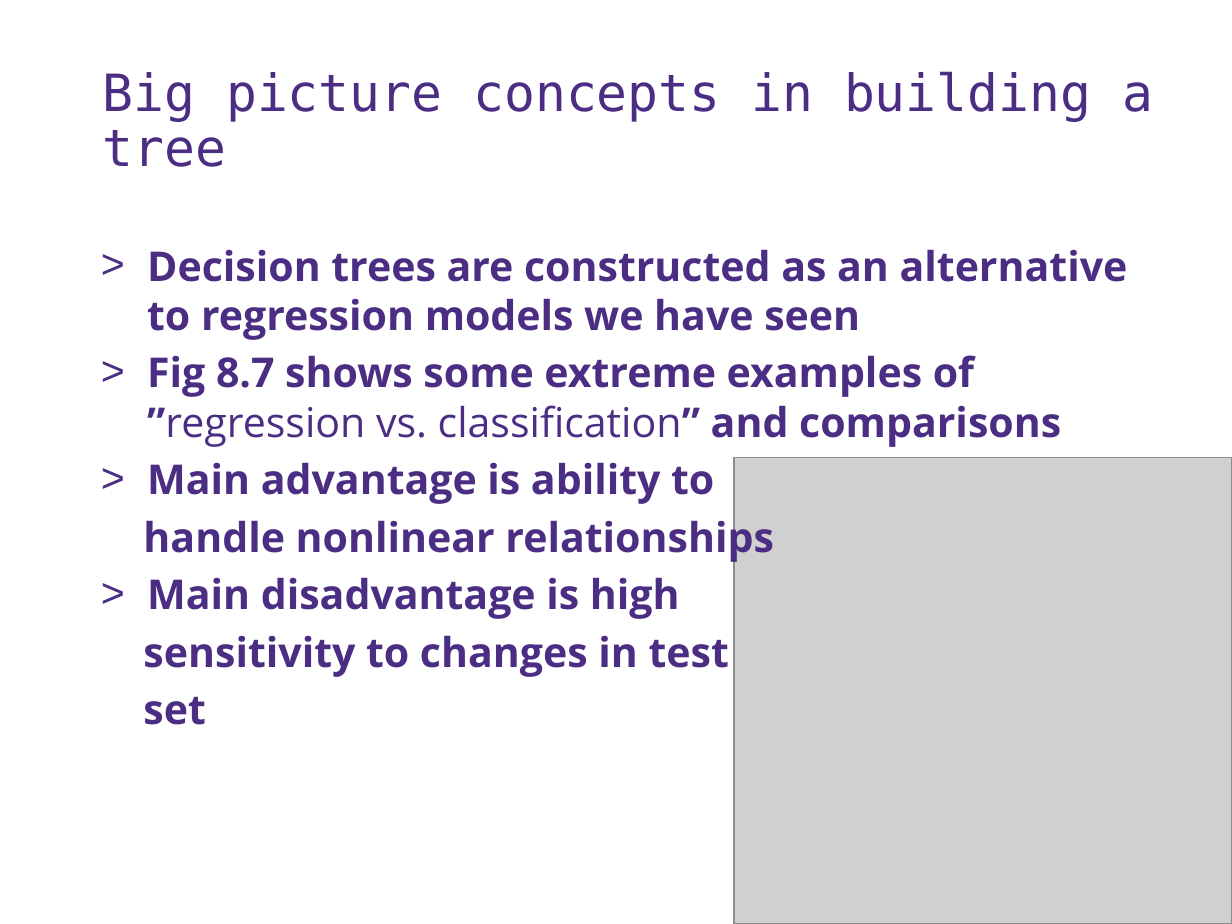
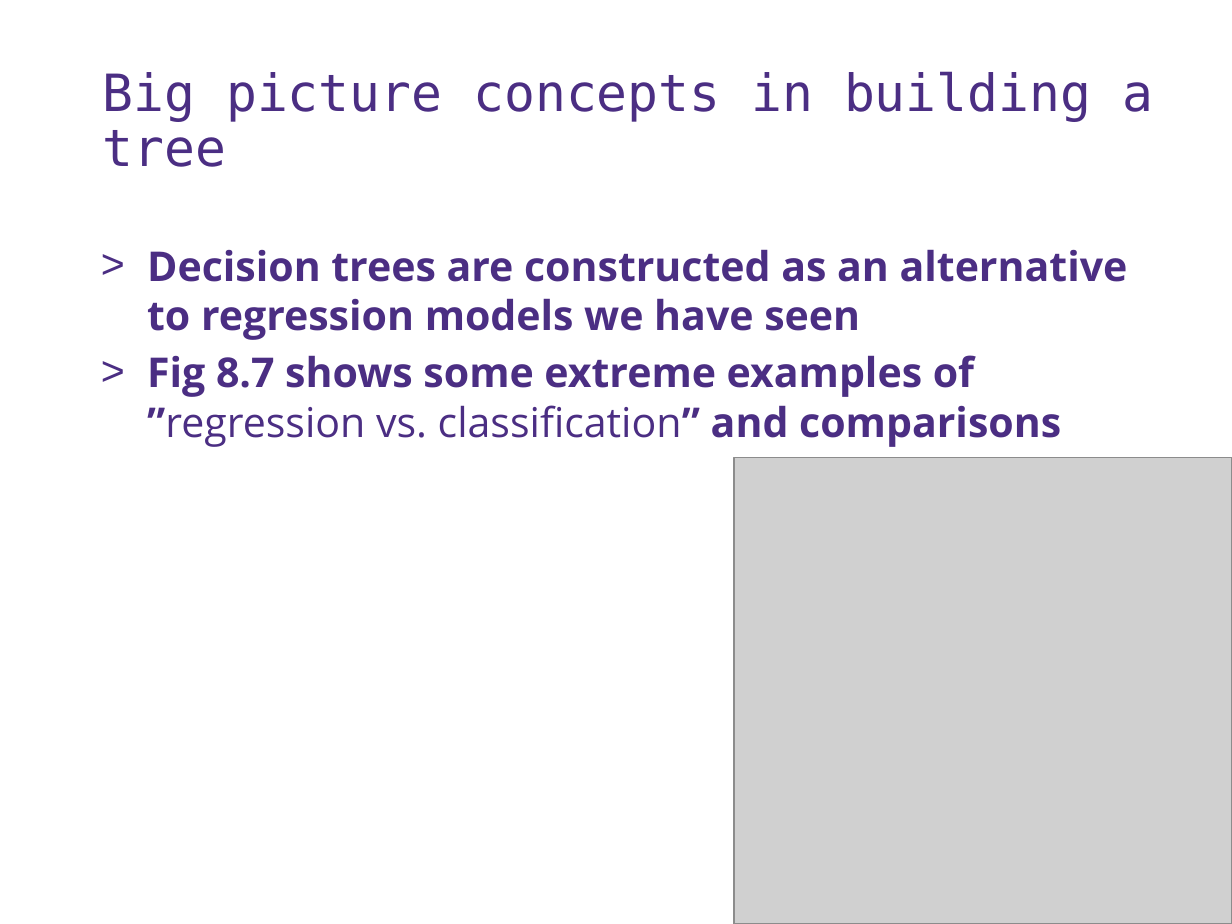
Before and after one commit to UWDIRECT/UWDIRECT.github.io, a slide deck: slide 9 of Wi18_content/DSMCER/L12.Decision_Trees.pptx. Drawn at 1232x924 pixels with LibreOffice and Linux fonts; fonts in the diff are those of the drawing; grey boxes stand for pictures; background and template pictures are left out. Boxes give left, top, right and bottom in pixels: in the first picture for what was removed or moved away, otherwise in the second. Text is boxed around its words. In the diff, an @@ line names an element or a change of style, - is before the commit and + after.

```diff
--- a/Wi18_content/DSMCER/L12.Decision_Trees.pptx
+++ b/Wi18_content/DSMCER/L12.Decision_Trees.pptx
@@ text at bbox=[143, 462, 773, 725]: paragraphs removed @@
-> Main advantage is ability to
-handle nonlinear relationships
-> Main disadvantage is high
-sensitivity to changes in test
-set
```
Also in this commit, not shown: 4 other slides changed, 1 slide added.
